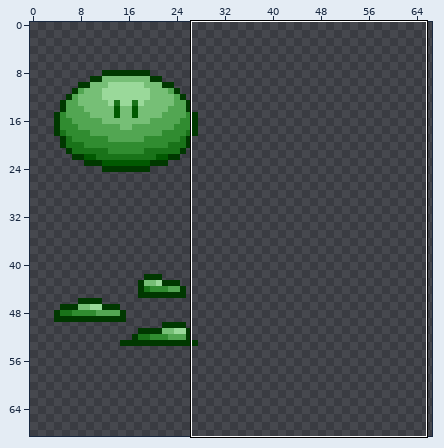
Sprite sheet: res/img/event/monster.png. The picture above shows the old version from afar; the outline marks the close-up.
Close-up. First the earlier version:
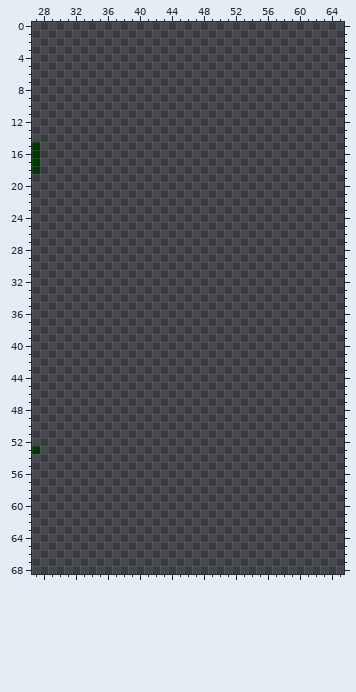
The file is 256x256 pixels. Shown: x 27..65, y 0..68. The wide view leaves out empty margins.
New version:
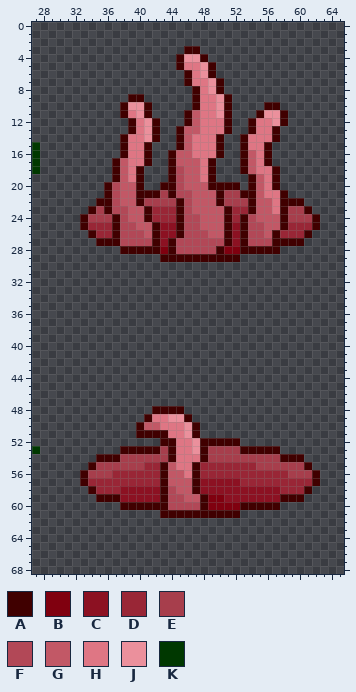
Palette (. is transparent): A #400000  B #80000f  C #8c1122  D #992636  E #a73e4c  F #b24857  G #c25866  H #df7684  J #eb909c  K #003800
What changed:
y 3: x 46..47 .. -> AA
y 4: x 45..48 .... -> AJJA
y 5: x 45..49 ..... -> AHHJA
y 6: x 46..49 .... -> AHJA
y 7: x 46..50 ..... -> AHHJA
y 8: x 47..50 .... -> AHJA
y 9: x 39..40 .. -> AA; x 47..51 ..... -> AHHJA
y 10: x 38..41 .... -> AJJA; x 47..51 ..... -> AHHJA; x 56..57 .. -> AA
y 11: x 38..41 .... -> AHJA; x 46..51 ...... -> AGHHJA; x 55..58 .... -> AJJA
y 12: x 39..42 .... -> AHJA; x 46..51 ...... -> AGHHHA; x 54..58 ..... -> AHHJA
y 13: x 39..42 .... -> AHJA; x 45..51 ....... -> AGGHHHA; x 54..57 .... -> AHHA
y 14: x 38..42 ..... -> AHHJA; x 45..50 ...... -> AGHHHA; x 53..57 ..... -> AHHHA
y 15: x 38..41 .... -> AHHA; x 45..50 ...... -> AGHHHA; x 53..56 .... -> AHHA
y 16: x 38..41 .... -> AHHA; x 44..50 ....... -> AGGHHHA; x 53..56 .... -> AGHA
y 17: x 37..41 ..... -> AGHHA; x 44..49 ...... -> AGGGHA; x 53..56 .... -> AGHA
y 18: x 37..40 .... -> AGHA; x 44..49 ...... -> AFGGHA; x 53..57 ..... -> AGHHA
y 19: x 37..40 .... -> AGHA; x 44..49 ...... -> AFGGHA; x 54..57 .... -> AGHA
y 20: x 36..40 ..... -> AFGGA; x 43..52 .......... -> AAFGGGAAAA; x 54..57 .... -> AGHA
y 21: x 36..58 ....................... -> AFGGAAAEAFFGGGAEEAAGHHA
y 22: x 35..60 .......................... -> AAFGGAEEEEAFGGGAEEEAGGHAAA
y 23: x 34..61 ............................ -> AEAFFGGADDDAFGGGGADDAGGHAEEA
y 24: x 33..62 .............................. -> AEEEAFGGADDDAFFGGGADAFGGGAEEEA
y 25: x 33..62 .............................. -> ADDDAFFGGACCAFFGGGACAFFGGADDDA
y 26: x 34..61 ............................ -> ADDAFFFGACCAFFFGGACAFFGADDDA
y 27: x 35..60 .......................... -> AAAFFFFACAFFFFFFACAFFFAAAA
y 28: x 38..57 .................... -> AAAAABAFFFFFABBAAAAA
y 29: x 43..52 .......... -> AAAAAAAAAA
y 48: x 42..45 .... -> AAAA
y 49: x 41..46 ...... -> AHHJJA
y 50: x 40..47 ........ -> AGGHHHJA
y 51: x 40..47 ........ -> AAAAHHJA
y 52: x 43..52 .......... -> AAHHJAAAAA
y 53: x 38..57 .................... -> AAAAAEAHHJAEEEEAAAAA
y 54: x 35..60 .......................... -> AAAEEEEEEAHHHAEEEEEEEEEAAA
y 55: x 34..61 ............................ -> AEEEEEEDDAGHHADDDDDDDEEEEEEA
y 56: x 33..62 .............................. -> AEEEDDDDDDAGGHADDDDDDDDDDDEEEA
y 57: x 33..62 .............................. -> ADDDDDDDDDAGGGACCCCCDDDDDDDDDA
y 58: x 34..61 ............................ -> ADDDCCCCCAFGGACCCCCCCCCCDDDA
y 59: x 35..60 .......................... -> AAACCCCCAFFGGABBCCCCCCCAAA
y 60: x 38..57 .................... -> AAAAAAFFFFABBBBAAAAA
y 61: x 43..52 .......... -> AAAAAAAAAA
Where, in picture pixels (left, top, right, bottom), the same in both close-ups:
added: (80, 46, 320, 262)
added: (80, 406, 320, 518)
